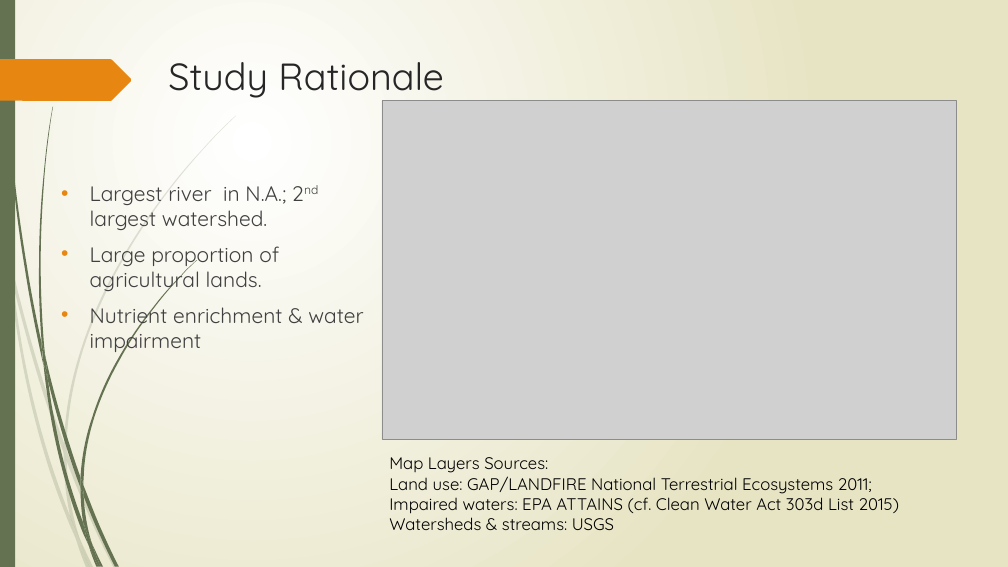
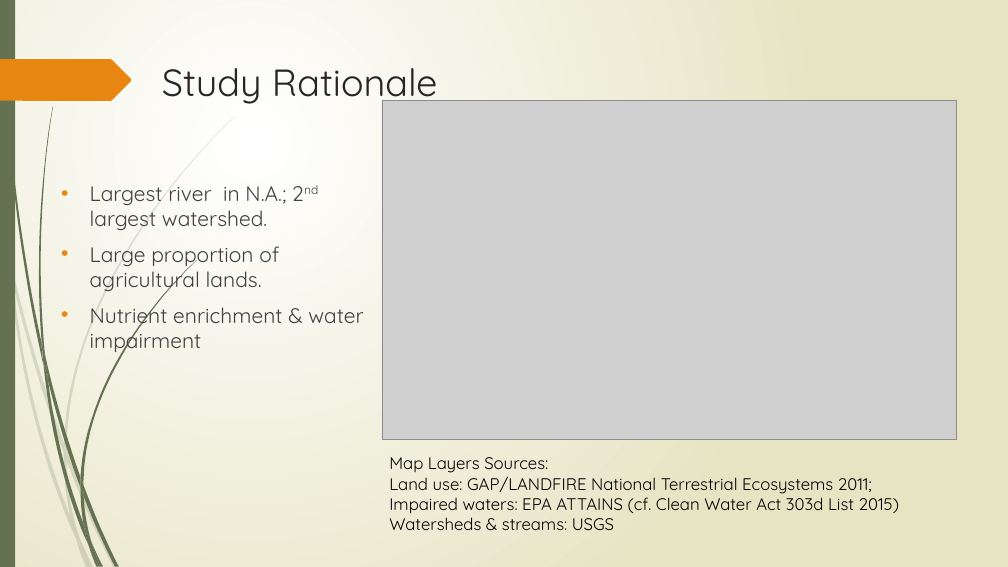
Before and after one commit to forkhala/Hydrologic_Data_Analysis_Final_Proj, a slide deck: slide 2 of TeamDocs/Examining the Hydrologic Properties of the Missouri River.pptx. Drawn at 1008x567 pixels with LibreOffice and Linux fonts; fonts in the diff are those of the drawing; grey boxes stand for pictures. Boxes give left, top, right and bottom in pixels: in the first picture for what was removed or moved away, otherwise in the second. Text is boxed around its words. In the diff, an @@ line names an element or a change of style, - is before the commit and + after.

```diff
--- a/TeamDocs/Examining the Hydrologic Properties of the Missouri River.pptx
+++ b/TeamDocs/Examining the Hydrologic Properties of the Missouri River.pptx
@@ title "Study Rationale": place and size @@
-title "Study Rationale" at [168,62,443,101]
+title "Study Rationale" at [162,68,437,107]
```
Also in this commit, not shown: 5 other slides changed.
